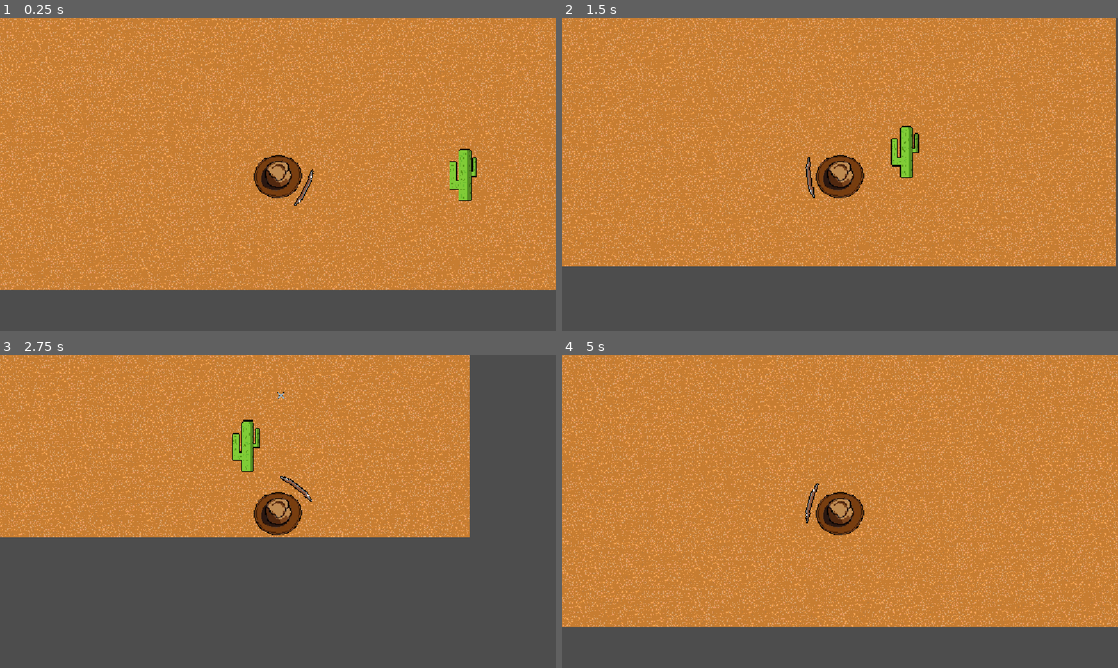
Above: before the commit, frames 1-4 (two rows, left to right).
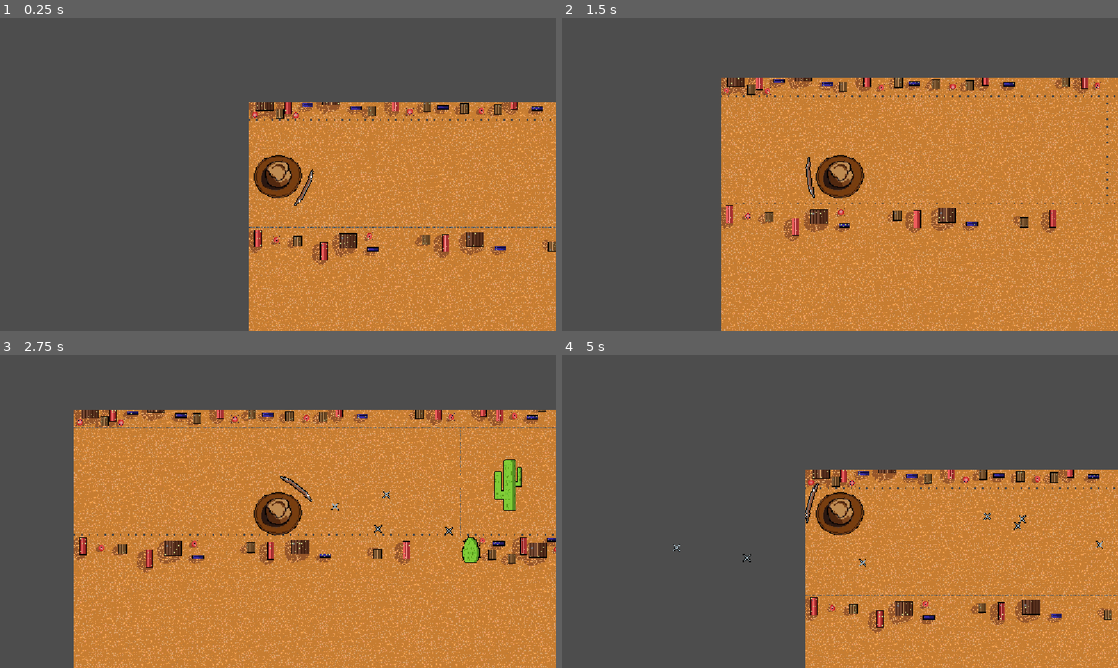
Above: after the commit, the same moments.

Repository: TarMan31/automatic-winner
Game: Godot game, scene res://main.tscn
The game is run twice, just before and just after one commit, with the same random seed, the same clock (stepped at 60 frames per second) and the same inputs.
Inputs (mouse positions are in pixels of both pictures, inside the frame that each line leads up to):
- Up to frame 1 (0.25 s): no input
- Up to frame 2 (1.5 s): move the mouse to (962, 158) at 0.52 s; hold Right (ui_right) 0.53-1.28 s; move the mouse to (728, 190) at 1.27 s; hold Down (ui_down) from 1.28 s (still down)
- Up to frame 3 (2.75 s): move the mouse to (333, 442) at 2.02 s; release Down (ui_down) at 2.03 s; hold Right (ui_right) from 2.03 s (still down)
- Up to frame 4 (5 s): move the mouse to (812, 574) at 2.77 s; release Right (ui_right) at 2.78 s; hold Up (ui_up) 2.78-3.53 s; move the mouse to (1006, 558) at 3.52 s; hold Left (ui_left) from 3.53 s (still down); move the mouse to (673, 464) at 4.27 s

The runs differ from the first frame. In frame 1, 73% of the frame differs, in the area x 0-100%, y 0-100%; in frame 2, 66%; in frame 3, 73%; in frame 4, 76%.

Commit message:
Pridani kaktusu a strel

Diff:
--- a/bounce-back/bullet.gd
+++ b/bounce-back/bullet.gd
@@ -1,12 +1,12 @@
 extends Area2D
 
-@export var speed: float = 400.0
+@export var rychlost_strely: float = 400.0
 
 var direction: Vector2 = Vector2.RIGHT
 
 
 func _physics_process(delta: float) -> void:
-	global_position += direction * speed * delta
+	global_position += direction * rychlost_strely * delta
 
 
 func aim_at(target_position: Vector2) -> void:
--- a/bounce-back/kkts.gd
+++ b/bounce-back/kkts.gd
@@ -3,7 +3,20 @@
 @export var bullet_scene: PackedScene
 
 @export var speed: float = 50
+@export var rychlost_strely: float = 400
+
+var stit_cekani: float = 0.0
+var cas_knockbacku: float = 0.0
+var smer_knockbacku: Vector2 = Vector2.ZERO
+
 func _physics_process(delta: float) -> void:
+	stit_cekani = maxf(0.0, stit_cekani - delta)
+	if cas_knockbacku > 0.0:
+		cas_knockbacku -= delta
+		velocity = smer_knockbacku * 200.0
+		move_and_slide()
+		return
+
 	var player = get_tree(). get_first_node_in_group("player")
 
 	if player:
@@ -12,9 +25,12 @@
 		move_and_slide()
 		for i in get_slide_collision_count():
 			var narazeni = get_slide_collision(i).get_collider()
+			if narazeni.name == "ShieldBlocker":
+				bounce_from_shield(narazeni.global_position)
 			if narazeni.is_in_group("player"):
 				queue_free()
 				return
+
 
 
 func _on_timer_timeout() -> void:
@@ -27,3 +43,12 @@
 	get_tree().current_scene.add_child(bullet)
 	bullet.global_position = global_position
 	bullet.call("aim_at", player.global_position)
+
+
+func bounce_from_shield(shield_position: Vector2) -> void:
+	if stit_cekani > 0.0:
+		return
+
+	stit_cekani = 0.8
+	cas_knockbacku = 0.2
+	smer_knockbacku = (global_position - shield_position).normalized()
--- a/bounce-back/kkts.tscn
+++ b/bounce-back/kkts.tscn
@@ -8,6 +8,7 @@
 size = Vector2(54, 104.000015)
 
 [node name="kkts" type="CharacterBody2D" unique_id=1608607457]
+collision_mask = 3
 script = ExtResource("1_6fh86")
 bullet_scene = ExtResource("2_eu881")
 
--- a/bounce-back/main.tscn
+++ b/bounce-back/main.tscn
@@ -3,13 +3,45 @@
 [ext_resource type="PackedScene" uid="uid://dofxdfux0o1sd" path="res://kkts.tscn" id="2_0xm2m"]
 [ext_resource type="PackedScene" uid="uid://b5dket68terbq" path="res://bckrnd.tscn" id="3_h2yge"]
 [ext_resource type="PackedScene" uid="uid://cn1vk2bpqjajd" path="res://player.tscn" id="4_1bvp3"]
+[ext_resource type="Texture2D" uid="uid://cc3idt7xeivcf" path="res://cactuskulatej.png" id="4_lquwl"]
+[ext_resource type="Texture2D" uid="uid://8i2hu0ohgg6v" path="res://cactusmujskztickou.png" id="5_7mycd"]
+
+[sub_resource type="CapsuleShape2D" id="CapsuleShape2D_h2yge"]
+radius = 16.071426
+height = 96.42859
 
 [node name="Main" type="Node2D" unique_id=608802758]
 
 [node name="kkts" parent="." unique_id=1608607457 instance=ExtResource("2_0xm2m")]
-position = Vector2(600, 300)
+position = Vector2(80, -391)
+rychlost_strely = 600.0
 
 [node name="Player" parent="." unique_id=619150300 instance=ExtResource("4_1bvp3")]
-position = Vector2(200, 300)
+position = Vector2(-900, -390)
 
 [node name="bckrnd" parent="." unique_id=1229267126 instance=ExtResource("3_h2yge")]
+
+[node name="kkts2" parent="." unique_id=1973053176 instance=ExtResource("2_0xm2m")]
+position = Vector2(261, -223)
+speed = 150.0
+
+[node name="Sprite2D" parent="kkts2" index="0" unique_id=1679437144]
+texture = ExtResource("4_lquwl")
+
+[node name="CollisionShape2D" parent="kkts2" index="1" unique_id=272271106]
+position = Vector2(0, 26.999998)
+scale = Vector2(1.12, 0.55999994)
+shape = SubResource("CapsuleShape2D_h2yge")
+
+[node name="kkts3" parent="." unique_id=1834578820 instance=ExtResource("2_0xm2m")]
+position = Vector2(434, -234)
+speed = 100.0
+
+[node name="Sprite2D" parent="kkts3" index="0" unique_id=1679437144]
+texture = ExtResource("5_7mycd")
+
+[node name="Timer" parent="kkts3" index="2" unique_id=794816817]
+wait_time = 0.8
+
+[editable path="kkts2"]
+[editable path="kkts3"]
--- a/bounce-back/player.gd
+++ b/bounce-back/player.gd
@@ -20,3 +20,9 @@
 
 func _ready() -> void:
 	add_to_group("player")
+
+
+
+func _on_shield_body_shape_entered(body_rid: RID, body: Node2D, body_shape_index: int, local_shape_index: int) -> void:
+	if body.has_method("bounce_from_shield"):
+		body.call("bounce_from_shield", global_position)
--- a/bounce-back/player.tscn
+++ b/bounce-back/player.tscn
@@ -10,6 +10,9 @@
 
 [sub_resource type="RectangleShape2D" id="RectangleShape2D_dfegk"]
 size = Vector2(14, 99)
+
+[sub_resource type="RectangleShape2D" id="RectangleShape2D_o1sgd"]
+size = Vector2(4, 61)
 
 [node name="Player" type="CharacterBody2D" unique_id=619150300 groups=["player"]]
 script = ExtResource("1_onrkg")
@@ -39,4 +42,15 @@
 scale = Vector2(2.1121264, 1.9747988)
 texture = ExtResource("4_hqtel")
 
+[node name="ShieldBlocker" type="AnimatableBody2D" parent="ShieldPivot/Shield" unique_id=503645464]
+collision_layer = 3
+collision_mask = 0
+sync_to_physics = false
+
+[node name="CollisionShape2D" type="CollisionShape2D" parent="ShieldPivot/Shield/ShieldBlocker" unique_id=429267624]
+position = Vector2(2, -0.5)
+shape = SubResource("RectangleShape2D_o1sgd")
+disabled = true
+
 [connection signal="area_entered" from="ShieldPivot/Shield" to="." method="_on_shield_area_entered"]
+[connection signal="body_shape_entered" from="ShieldPivot/Shield" to="." method="_on_shield_body_shape_entered"]
Binary file added: bounce-back/cactuskulatej.png
Not shown, added: bounce-back/cactuskulatej.png.import
Binary file added: bounce-back/cactusmujskztickou.png
Not shown, added: bounce-back/cactusmujskztickou.png.import
